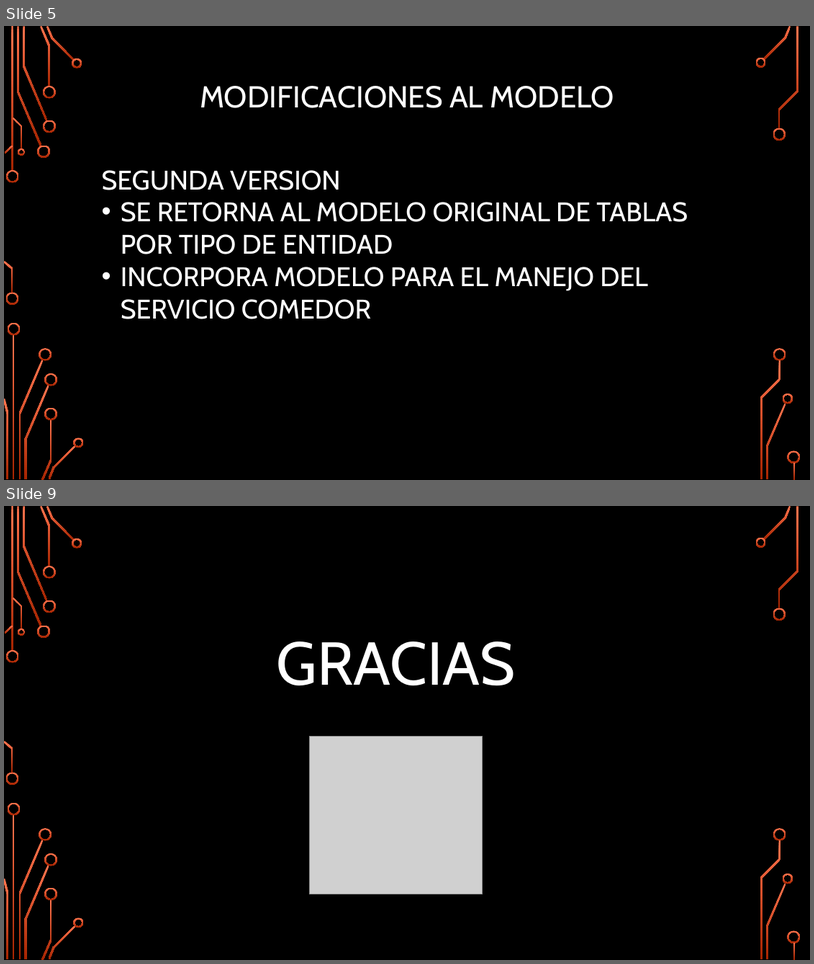
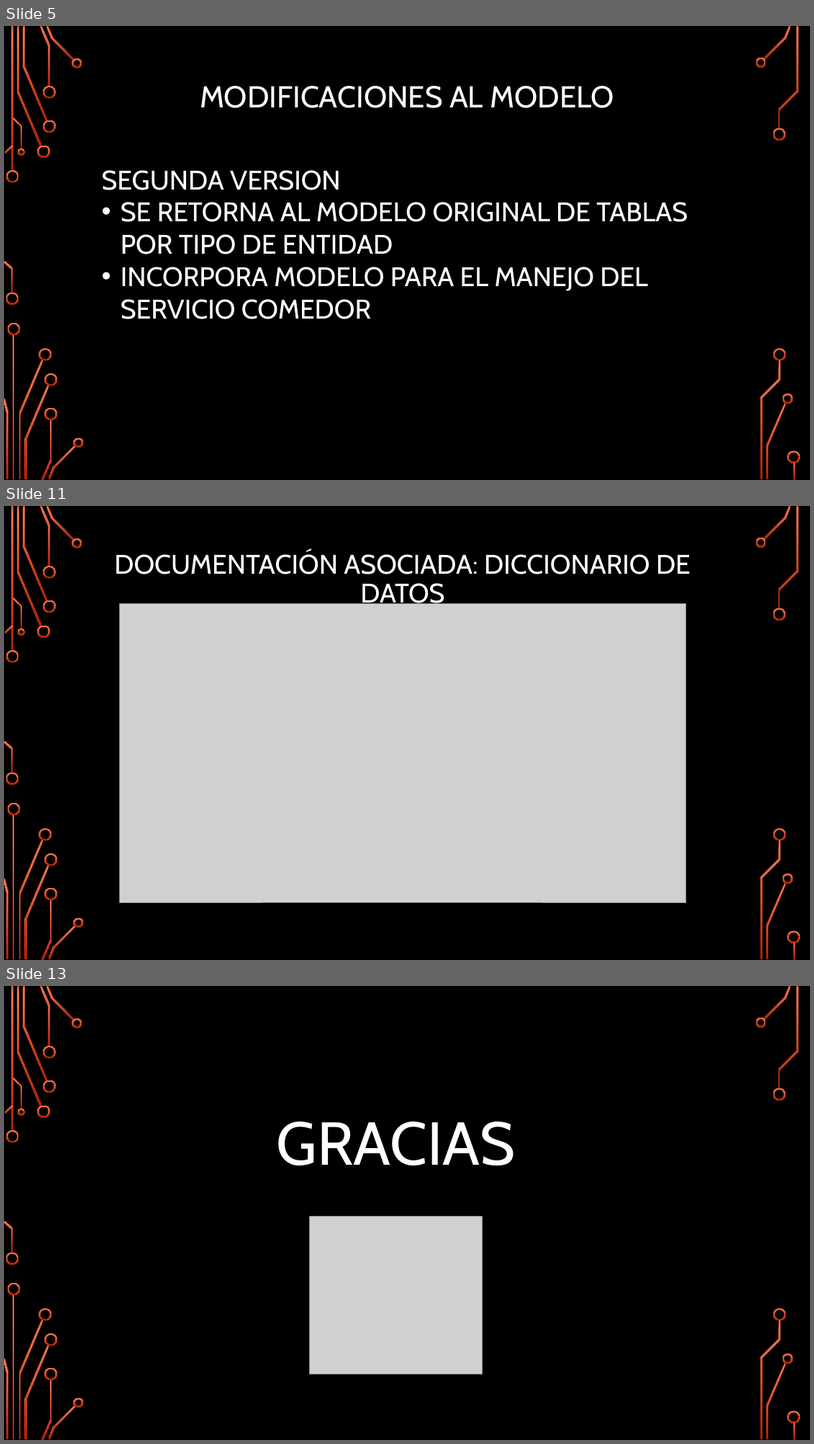
Before and after one commit to stpbrain/Portafolio2018, a slide deck: Documentacion/2 Etapa/Presentacion Etapa 2.pptx. Shown one above the other, each under a label of ours: slides 5 and 9 before the commit, slides 5, 11 and 13 after it; the slides between them are not shown. The pictures are 814x964 and 814x1444 pixels, drawn with LibreOffice and Linux fonts; fonts in the diff are those of the drawing; grey boxes stand for pictures; background and template pictures are left out. Boxes give left, top, right and bottom in pixels: in the first picture for what was removed or moved away, otherwise in the second. Text is boxed around its words. In the diff, an @@ line names an element or a change of style, - is before the commit and + after.

```diff
--- a/Documentacion/2 Etapa/Presentacion Etapa 2.pptx
+++ b/Documentacion/2 Etapa/Presentacion Etapa 2.pptx
@@ slide 11 added at [4, 506, 810, 960], background picture (left out); not listed: 36 template elements that a slide beside it also shows @@
@@ text added at [114, 551, 691, 609], 32 pt, text #FFFFFF @@
+DOCUMENTACIÓN ASOCIADA: DICCIONARIO DE DATOS
@@ picture added at [119, 603, 686, 901] @@
@@ what was slide 9 is now slide 13 @@
```
Also in this commit, not shown: 2 slides changed, 5 other slides added, 2 slides removed.
